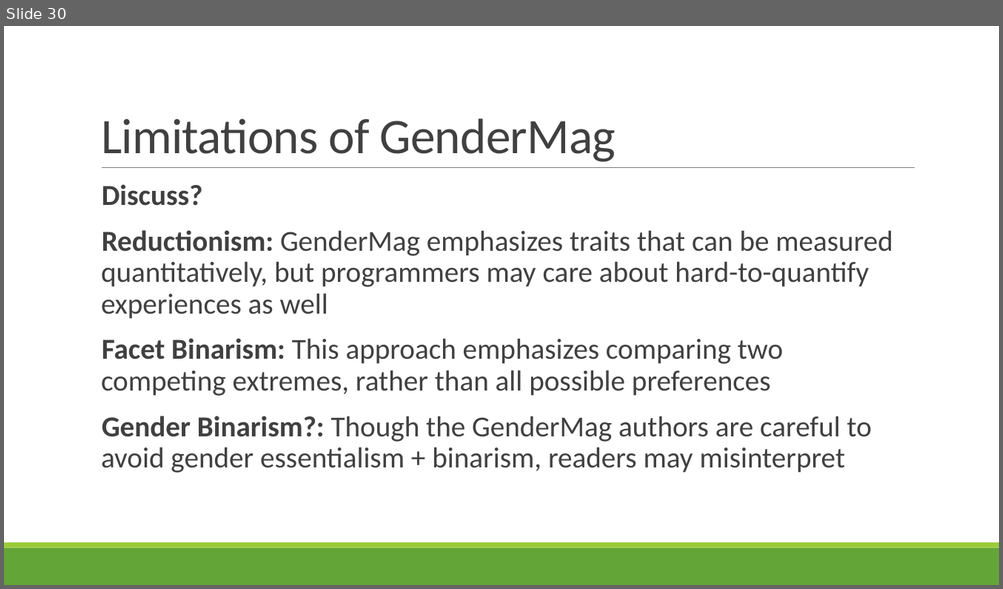
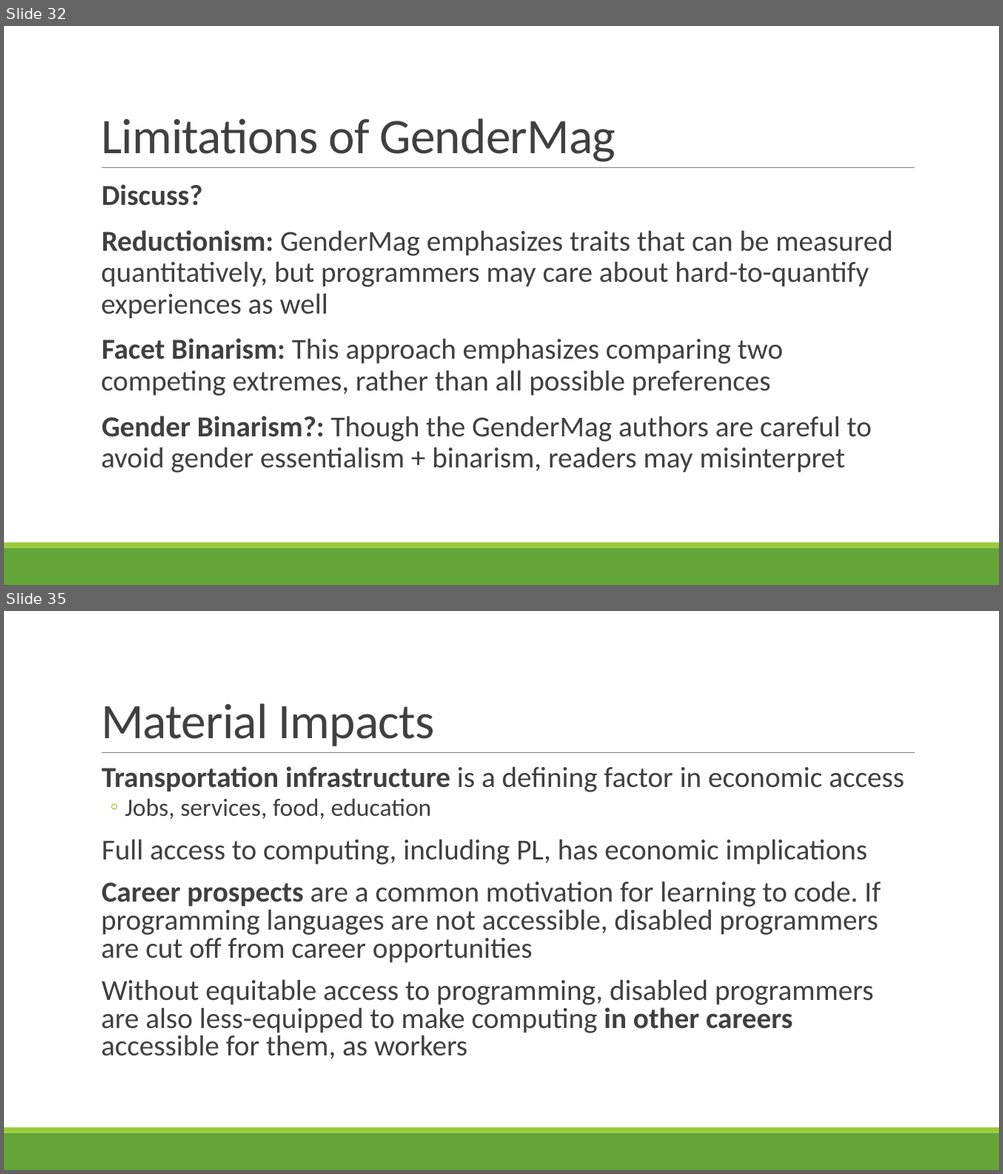
Before and after one commit to rbohrer/pl-course, a slide deck: LectureSlides/10GenderDisability.pptx. Shown one above the other, each under a label of ours: slide 30 before the commit, slides 32 and 35 after it; the slides between them are not shown. The pictures are 1003x589 and 1003x1174 pixels, drawn with LibreOffice and Linux fonts; fonts in the diff are those of the drawing. Boxes give left, top, right and bottom in pixels: in the first picture for what was removed or moved away, otherwise in the second. Text is boxed around its words. In the diff, an @@ line names an element or a change of style, - is before the commit and + after.

```diff
--- a/LectureSlides/10GenderDisability.pptx
+++ b/LectureSlides/10GenderDisability.pptx
@@ slide 35 added at box(4, 611, 999, 1170), background #FFFFFF; not listed: 3 template elements that a slide beside it also shows @@
@@ title added at box(101, 703, 434, 746), 48 pt, text #404040 @@
+Material Impacts
@@ text added at box(101, 766, 904, 1059), 28 pt, text #404040 @@
+  Transportation infrastructure is a defining factor in economic access
+  ◦ Jobs, services, food, education
+  Full access to computing, including PL, has economic implications
+  Career prospects are a common motivation for learning to code. If programming languages are not accessible, disabled programmers are cut off from career opportunities
+  Without equitable access to programming, disabled programmers are also less-equipped to make computing in other careers accessible for them, as workers
@@ what was slide 30 is now slide 32 @@
```
Also in this commit, not shown: 3 slides changed, 19 other slides added, 1 slide removed.
